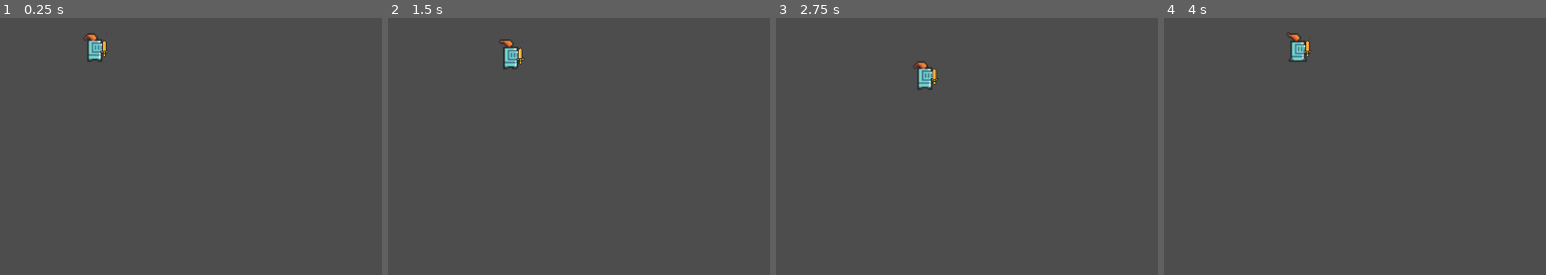
Above: before the commit, frames 1-4 (left to right).
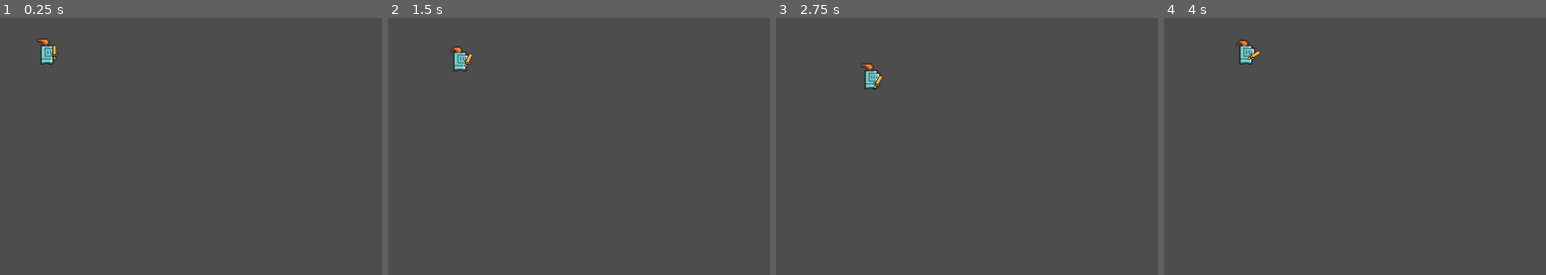
Above: after the commit, the same moments.

Repository: Lukas-12/Extract
Game: Godot game, scene res://player.tscn
Same seed, same stepped clock (60 frames per second), same inputs: the game is played once before the commit and once after it.
Inputs:
- Up to frame 1 (0.25 s): no input
- Up to frame 2 (1.5 s): hold D (move_right) 0.53-1.28 s; hold Space (swing, bound only after the commit) 0.53-1.28 s; hold S (move_down) from 1.28 s (still down); tap Space (swing, bound only after the commit) at 1.35 s
- Up to frame 3 (2.75 s): release S (move_down) at 2.03 s; hold D (move_right) from 2.03 s (still down); hold Space (swing, bound only after the commit) from 2.03 s (still down)
- Up to frame 4 (4 s): release D (move_right) at 2.78 s; release Space (swing, bound only after the commit) at 2.78 s; hold W (move_up) 2.78-3.53 s; tap Space (swing, bound only after the commit) at 2.85 s; hold A (move_left) from 3.53 s (still down); hold Space (swing, bound only after the commit) from 3.53 s (still down)
The pictures show only the part of the screen within x 0-50%, y 0-50%; the shares and areas given below are measured in that part.
In our replay, the window is 800x600 before the commit and 800x450 after it. These sizes can differ from the game's own. Grey fills any space a smaller window leaves; there, only what the larger window draws over its background counts as a difference.

The runs differ from the first frame. In frame 1, 0.8% of the frame differs, in the area x 9-29%, y 5-19%; in frame 2, 0.8%; in frame 3, 0.8%; in frame 4, 0.8%.

Commit message:
Animation
Add WalkAnimation + WeaponSwing

Diff:
--- a/player.gd
+++ b/player.gd
@@ -11,7 +11,7 @@
 # Called every frame. 'delta' is the elapsed time since the previous frame.
 func _process(delta):
 	var velocity = Vector2.ZERO # The player's movement vector. defaul (0,0)
-	$Body.play()
+	$WalkAnimation.play("walk")
 	if Input.is_action_pressed("move_right"):
 		velocity.x += 1
 	if Input.is_action_pressed("move_left"):
@@ -20,9 +20,12 @@
 		velocity.y += 1
 	if Input.is_action_pressed("move_up"):
 		velocity.y -= 1
+	if Input.is_action_pressed("swing"):
+
+		$SwingAnimation.play("swing")
 
 	if velocity.length() > 0:
 		velocity = velocity.normalized() * speed # faster diagonal
 
-	position += velocity * delta
-	position = position.clamp(Vector2.ZERO, screen_size)
+	$Body.position += velocity * delta
+	$Body.position = $Body.position.clamp(Vector2.ZERO, screen_size)
--- a/player.tscn
+++ b/player.tscn
@@ -1,79 +1,166 @@
-[gd_scene load_steps=11 format=3 uid="uid://hpyvfmncjron"]
+[gd_scene load_steps=10 format=3 uid="uid://hpyvfmncjron"]
 
 [ext_resource type="Texture2D" uid="uid://b3joieiqsuddf" path="res://Assets/0x72_DungeonTilesetII_v1.6.png" id="1_41d86"]
 [ext_resource type="Script" path="res://player.gd" id="1_i37cm"]
 
-[sub_resource type="AtlasTexture" id="AtlasTexture_bv1ee"]
-atlas = ExtResource("1_41d86")
-region = Rect2(128, 104, 16, 26)
+[sub_resource type="CapsuleShape2D" id="CapsuleShape2D_badm8"]
+radius = 18.0
+height = 48.0
 
-[sub_resource type="AtlasTexture" id="AtlasTexture_jwpgu"]
-atlas = ExtResource("1_41d86")
-region = Rect2(144, 104, 16, 26)
+[sub_resource type="Animation" id="Animation_4necf"]
+resource_name = "WeaponSwing"
+length = 0.6
+tracks/0/type = "value"
+tracks/0/imported = false
+tracks/0/enabled = true
+tracks/0/path = NodePath("Body/Weapon:rotation")
+tracks/0/interp = 1
+tracks/0/loop_wrap = true
+tracks/0/keys = {
+"times": PackedFloat32Array(0, 0.3, 0.6),
+"transitions": PackedFloat32Array(1, 1, 1),
+"update": 0,
+"values": [0.0, 0.705113, 1.5516]
+}
+tracks/1/type = "value"
+tracks/1/imported = false
+tracks/1/enabled = true
+tracks/1/path = NodePath("Body/Weapon:position")
+tracks/1/interp = 1
+tracks/1/loop_wrap = true
+tracks/1/keys = {
+"times": PackedFloat32Array(0, 0.3, 0.6),
+"transitions": PackedFloat32Array(1, 1, 1),
+"update": 0,
+"values": [Vector2(2, -3.5), Vector2(10, -3), Vector2(17, 5.5)]
+}
 
-[sub_resource type="AtlasTexture" id="AtlasTexture_puial"]
-atlas = ExtResource("1_41d86")
-region = Rect2(160, 104, 16, 26)
+[sub_resource type="Animation" id="Animation_qmi4p"]
+length = 0.001
+tracks/0/type = "value"
+tracks/0/imported = false
+tracks/0/enabled = true
+tracks/0/path = NodePath("Body/Weapon:position")
+tracks/0/interp = 1
+tracks/0/loop_wrap = true
+tracks/0/keys = {
+"times": PackedFloat32Array(0),
+"transitions": PackedFloat32Array(1),
+"update": 0,
+"values": [Vector2(0, 0)]
+}
+tracks/1/type = "value"
+tracks/1/imported = false
+tracks/1/enabled = true
+tracks/1/path = NodePath("Body:frame")
+tracks/1/interp = 1
+tracks/1/loop_wrap = true
+tracks/1/keys = {
+"times": PackedFloat32Array(0),
+"transitions": PackedFloat32Array(1),
+"update": 1,
+"values": [0]
+}
 
-[sub_resource type="AtlasTexture" id="AtlasTexture_ri5be"]
-atlas = ExtResource("1_41d86")
-region = Rect2(176, 104, 16, 26)
+[sub_resource type="Animation" id="Animation_xmvno"]
+resource_name = "walk"
+length = 0.8
+loop_mode = 1
+tracks/0/type = "value"
+tracks/0/imported = false
+tracks/0/enabled = true
+tracks/0/path = NodePath("Body:frame")
+tracks/0/interp = 1
+tracks/0/loop_wrap = true
+tracks/0/keys = {
+"times": PackedFloat32Array(0, 0.2, 0.4, 0.6),
+"transitions": PackedFloat32Array(1, 1, 1, 1),
+"update": 1,
+"values": [0, 1, 2, 3]
+}
+tracks/1/type = "value"
+tracks/1/imported = false
+tracks/1/enabled = true
+tracks/1/path = NodePath("Body/Weapon:position")
+tracks/1/interp = 1
+tracks/1/loop_wrap = true
+tracks/1/keys = {
+"times": PackedFloat32Array(0, 0.6),
+"transitions": PackedFloat32Array(1, 1),
+"update": 0,
+"values": [Vector2(1.5, -3.5), Vector2(2, -3.5)]
+}
 
-[sub_resource type="SpriteFrames" id="SpriteFrames_3deq0"]
-animations = [{
-"frames": [{
-"duration": 1.0,
-"texture": SubResource("AtlasTexture_bv1ee")
-}, {
-"duration": 1.0,
-"texture": SubResource("AtlasTexture_jwpgu")
-}, {
-"duration": 1.0,
-"texture": SubResource("AtlasTexture_puial")
-}, {
-"duration": 1.0,
-"texture": SubResource("AtlasTexture_ri5be")
-}],
-"loop": true,
-"name": &"idle",
-"speed": 5.0
-}]
+[sub_resource type="AnimationLibrary" id="AnimationLibrary_pcguc"]
+_data = {
+"RESET": SubResource("Animation_qmi4p"),
+"WeaponSwing": SubResource("Animation_4necf"),
+"walk": SubResource("Animation_xmvno")
+}
 
-[sub_resource type="AtlasTexture" id="AtlasTexture_374og"]
-atlas = ExtResource("1_41d86")
-region = Rect2(288, 135, 16, 27)
+[sub_resource type="Animation" id="Animation_yi41w"]
+resource_name = "swing"
+length = 0.7
+tracks/0/type = "value"
+tracks/0/imported = false
+tracks/0/enabled = true
+tracks/0/path = NodePath("Body/Weapon:rotation")
+tracks/0/interp = 1
+tracks/0/loop_wrap = true
+tracks/0/keys = {
+"times": PackedFloat32Array(0, 0.3, 0.6, 0.7),
+"transitions": PackedFloat32Array(1, 1, 1, 1),
+"update": 0,
+"values": [0.0, 0.705113, 1.5516, -0.00174533]
+}
+tracks/1/type = "value"
+tracks/1/imported = false
+tracks/1/enabled = true
+tracks/1/path = NodePath("Body/Weapon:position")
+tracks/1/interp = 1
+tracks/1/loop_wrap = true
+tracks/1/keys = {
+"times": PackedFloat32Array(0, 0.3, 0.6, 0.7),
+"transitions": PackedFloat32Array(1, 1, 1, 1),
+"update": 0,
+"values": [Vector2(2, -3.5), Vector2(10, -3), Vector2(17, 5.5), Vector2(1.5, -3.5)]
+}
 
-[sub_resource type="SpriteFrames" id="SpriteFrames_8wm5k"]
-animations = [{
-"frames": [{
-"duration": 1.0,
-"texture": SubResource("AtlasTexture_374og")
-}],
-"loop": true,
-"name": &"Weapon Swing",
-"speed": 5.0
-}]
-
-[sub_resource type="CapsuleShape2D" id="CapsuleShape2D_badm8"]
-radius = 15.0
-height = 44.0
+[sub_resource type="AnimationLibrary" id="AnimationLibrary_73op0"]
+_data = {
+"swing": SubResource("Animation_yi41w")
+}
 
 [node name="Player" type="Area2D"]
-position = Vector2(127, 116)
+position = Vector2(71, 76)
 script = ExtResource("1_i37cm")
-metadata/_edit_group_ = true
-
-[node name="Body" type="AnimatedSprite2D" parent="."]
-scale = Vector2(2, 2)
-sprite_frames = SubResource("SpriteFrames_3deq0")
-animation = &"idle"
-frame = 2
-frame_progress = 0.154877
-
-[node name="Weapon" type="AnimatedSprite2D" parent="."]
-sprite_frames = SubResource("SpriteFrames_8wm5k")
-animation = &"Weapon Swing"
-offset = Vector2(13, 5)
 
 [node name="CollisionShape2D" type="CollisionShape2D" parent="."]
+position = Vector2(-221, 65)
 shape = SubResource("CapsuleShape2D_badm8")
+
+[node name="Body" type="Sprite2D" parent="."]
+position = Vector2(-221, 52)
+scale = Vector2(2, 2)
+texture = ExtResource("1_41d86")
+hframes = 4
+region_enabled = true
+region_rect = Rect2(128, 96, 64, 32)
+
+[node name="Weapon" type="Sprite2D" parent="Body"]
+rotation = -0.00174533
+scale = Vector2(0.5, 0.5)
+texture = ExtResource("1_41d86")
+centered = false
+region_enabled = true
+region_rect = Rect2(288, 128, 16, 32)
+
+[node name="WalkAnimation" type="AnimationPlayer" parent="."]
+libraries = {
+"": SubResource("AnimationLibrary_pcguc")
+}
+
+[node name="SwingAnimation" type="AnimationPlayer" parent="."]
+libraries = {
+"": SubResource("AnimationLibrary_73op0")
+}
--- a/project.godot
+++ b/project.godot
@@ -17,8 +17,6 @@
 
 [display]
 
-window/size/viewport_width=1024
-window/size/viewport_height=768
 window/stretch/mode="canvas_items"
 
 [input]
@@ -43,6 +41,11 @@
 "events": [Object(InputEventKey,"resource_local_to_scene":false,"resource_name":"","device":-1,"window_id":0,"alt_pressed":false,"shift_pressed":false,"ctrl_pressed":false,"meta_pressed":false,"pressed":false,"keycode":0,"physical_keycode":83,"key_label":0,"unicode":115,"echo":false,"script":null)
 ]
 }
+swing={
+"deadzone": 0.5,
+"events": [Object(InputEventKey,"resource_local_to_scene":false,"resource_name":"","device":-1,"window_id":0,"alt_pressed":false,"shift_pressed":false,"ctrl_pressed":false,"meta_pressed":false,"pressed":false,"keycode":0,"physical_keycode":32,"key_label":0,"unicode":32,"echo":false,"script":null)
+]
+}
 
 [rendering]
 
